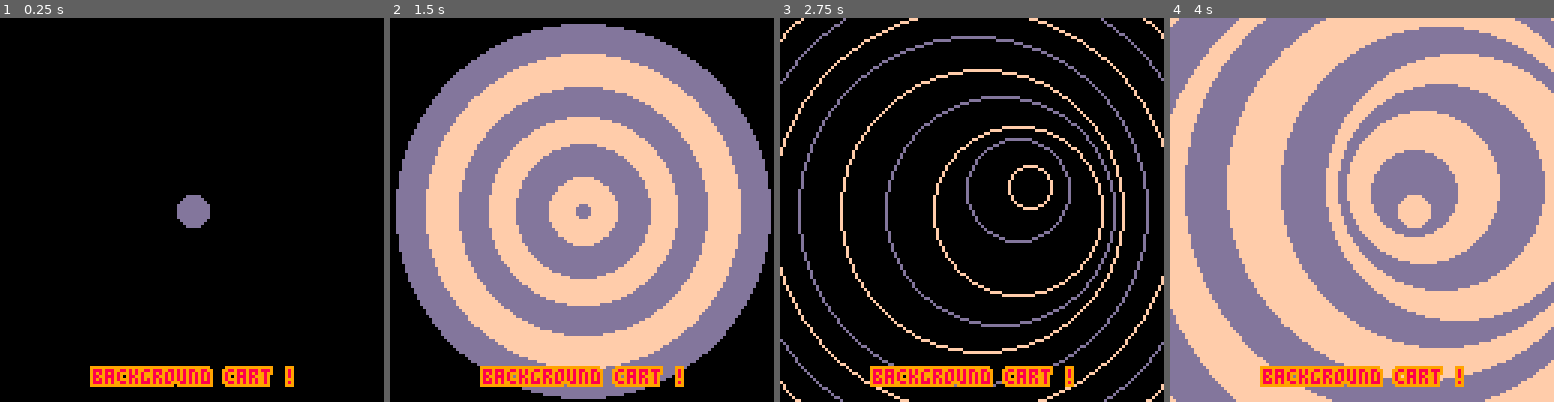
Above: before the commit, frames 1-4 (left to right).
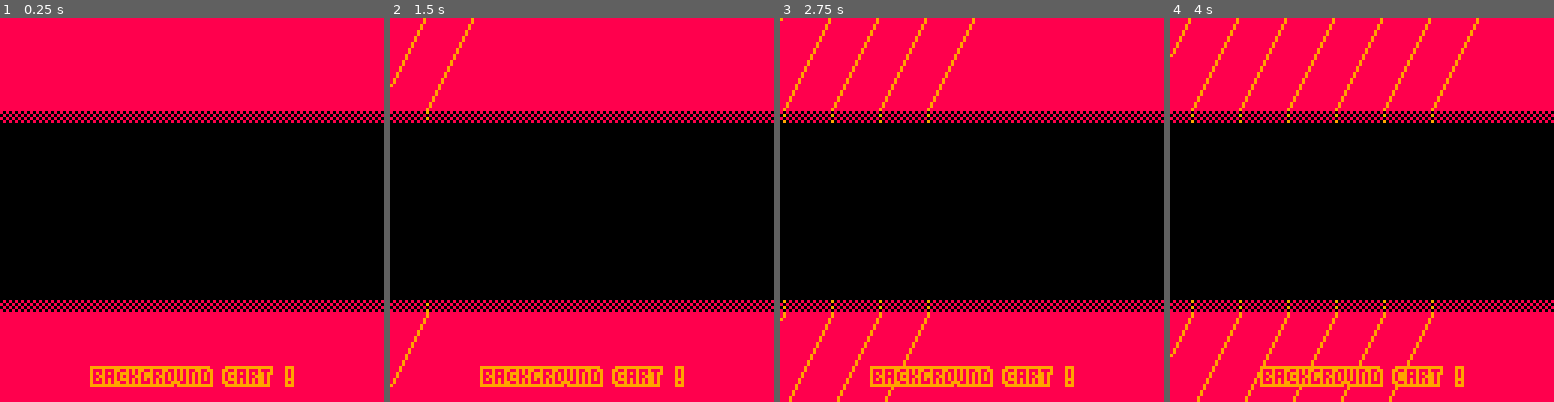
Above: after the commit, the same moments.

Repository: RemySd/background-pico8
Game: PICO-8 cartridge fun_bg.p8
Two runs of this game, one before a commit and one after it. Both use one fixed random seed, a clock stepped at 60 frames per second and the inputs below.
Inputs:
- Up to frame 1 (0.25 s): no input
- Up to frame 2 (1.5 s): tap X (X key) at 0.33, 1.07 s
- Up to frame 3 (2.75 s): hold Right 1.6-2.1 s; tap X (X key) at 1.85 s; hold Up 2.15-2.42 s; hold Right from 2.47 s (still down)
- Up to frame 4 (4 s): tap X (X key) at 2.97 s; release Right at 3.03 s; hold Left 3.08-3.58 s; hold Down 3.63-3.97 s

The runs differ from the first frame. In frame 1, 49% of the frame differs, in the area x 0-100%, y 0-100%; in frame 2, 94%; in frame 3, 53%; in frame 4, 97%.

Commit message:
Background double bar

Diff:
--- a/bg3.lua
+++ b/bg3.lua
@@ -1,4 +1,4 @@
--- Snow background
+-- Circle background
 
 -- initialization handling --
 
--- /dev/null
+++ b/bg4.lua
@@ -0,0 +1,108 @@
+-- double band with dot background
+
+-- Initialization handling
+
+-- Initialize the background variable
+function initDoubleBarBg()
+    return {
+        lines = {},
+        color1 = 8,
+        color2 = 9,
+        prevLineCreatedAt = 0,
+        frequency = 0.5, -- in seconds
+        speed = 1
+    }
+end
+
+
+-- data handling --
+
+-- Handle the double bar data
+function runDoubleBar(background)
+
+    local currentTime = time()
+
+    if (currentTime - background.prevLineCreatedAt) > background.frequency then
+        background.prevLineCreatedAt = currentTime
+        add(background.lines, createLine(background.color2))
+    end
+
+    moveLines(background)
+    cleanLines(background)
+end
+
+function createLine(color, xPos)
+    color = color or 1
+    xPos = xPos or -20
+
+    return {
+        xPos = xPos,
+        color = color
+    }
+end
+
+function moveLines(background)
+    for lineD in all(background.lines) do
+        lineD.xPos = lineD.xPos + background.speed
+    end
+end
+
+function cleanLines(background)
+    for lineD in all(background.lines) do
+        if lineD.xPos > 128 + 15 then
+            del(background.lines, lineD)
+        end
+    end
+end
+
+-- draw handling
+
+function drawDoubleBar(background)
+
+    rectfill(0, 0, 128, 30, background.color1)
+
+    for x = 0, 128, 2 do
+        line(x, 31, x, 31, background.color1)
+        line(x+1, 32, x+1, 32, background.color1)
+        line(x, 33, x, 33, background.color1)
+        line(x+1, 34, x+1, 34, background.color1)
+    end
+
+    rectfill(0, 98, 128, 128, background.color1)
+
+    for x = 0, 128, 2 do
+        line(x, 97, x, 97, background.color1)
+        line(x+1, 96, x+1, 96, background.color1)
+        line(x, 95, x, 95, background.color1)
+        line(x+1, 94, x+1, 94, background.color1)
+    end
+
+    drawDoubleBarAnimation(background)
+end
+
+function drawDoubleBarAnimation(background)
+
+    for lineD in all(background.lines) do
+        line(lineD.xPos + 15, 0, lineD.xPos, 30, lineD.color)
+
+        if (flr(lineD.xPos) % 2) == 1 then
+            line(lineD.xPos, 32, lineD.xPos, 32, lineD.color)
+            line(lineD.xPos, 34, lineD.xPos, 34, lineD.color)
+        else
+            line(lineD.xPos, 31, lineD.xPos, 31, lineD.color)
+            line(lineD.xPos, 33, lineD.xPos, 33, lineD.color)
+        end
+    end
+
+    for lineD in all(background.lines) do
+        line(lineD.xPos, 98, lineD.xPos - 15, 128, lineD.color)
+
+        if (flr(lineD.xPos) % 2) == 1 then
+            line(lineD.xPos, 96, lineD.xPos, 96, lineD.color)
+            line(lineD.xPos, 94, lineD.xPos, 94, lineD.color)
+        else
+            line(lineD.xPos, 97, lineD.xPos, 97, lineD.color)
+            line(lineD.xPos, 95, lineD.xPos, 95, lineD.color)
+        end
+    end
+end
--- a/fun_bg.p8
+++ b/fun_bg.p8
@@ -6,29 +6,35 @@
 #include bg1.lua
 #include bg2.lua
 #include bg3.lua
+#include bg4.lua
 
 function _init()
     initSnowBg()
     initWaveBg()
     initTunnelBg()
+
+    doubleBar = initDoubleBarBg()
 end
 
 function _update()
     runSnowBg()
     runWaveBg()
     runTunnelBg()
+    runDoubleBar(doubleBar)
 end
 
 function _draw()
 	cls()
 
-    drawTunnelBg()
+    -- drawTunnelBg()
 
     -- drawWaveBg(waveBg)
     -- drawWaveBg(secondaryWaveBg)
     -- drawWaveBg(thirdWaveBg)
 
     -- drawSnowBg()
+
+    drawDoubleBar(doubleBar)
 
     title = "background cart !"
     outline(title, getCenterTextX(title), 116, 9, 8)
